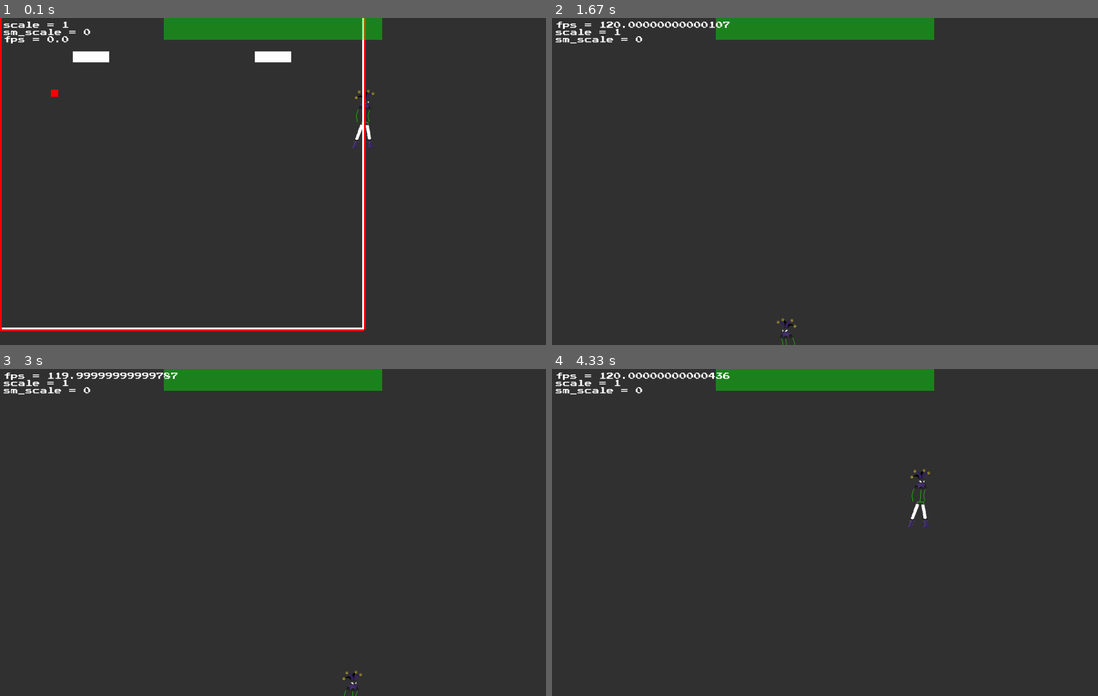
Above: before the commit, frames 1-4 (two rows, left to right).
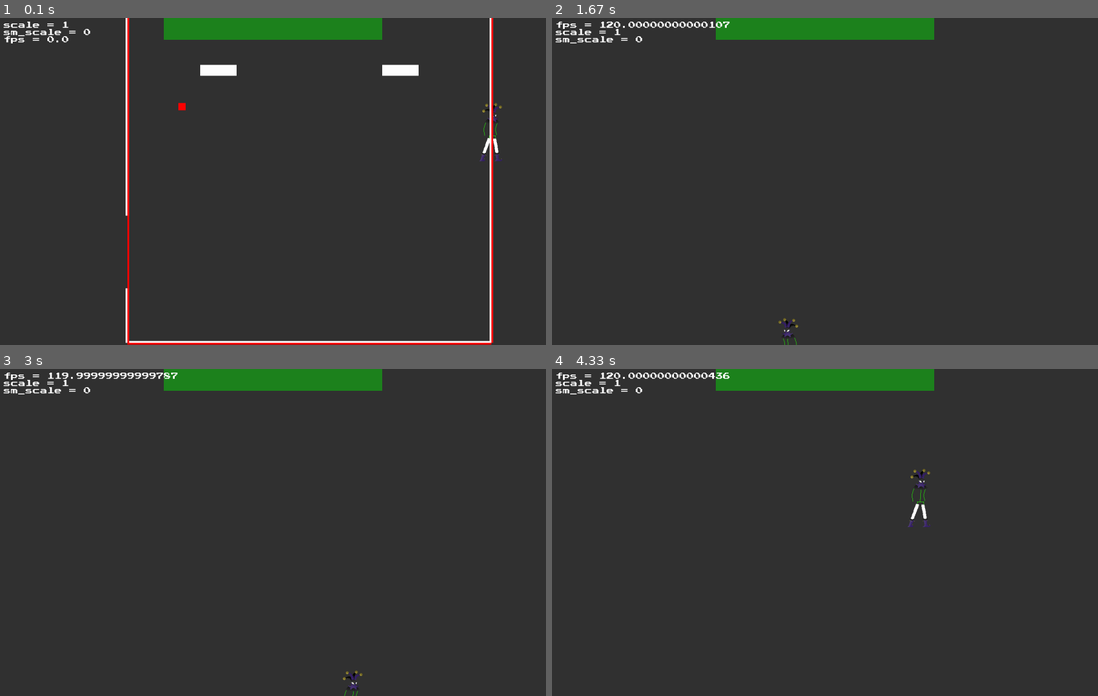
Above: after the commit, the same moments.

Repository: z4okolatka/PyGame-project
Game: pygame game, started from main.py
The game is run twice, just before and just after one commit, with the same random seed, the same clock (stepped at 60 frames per second) and the same inputs.
Inputs (mouse positions are in pixels of both pictures, inside the frame that each line leads up to):
- Up to frame 1 (0.1 s): no input
- Up to frame 2 (1.67 s): hold D 0.33-0.8 s; move the mouse to (803, 194) at 0.37 s; hold D 0.83-1.3 s; hold A from 1.33 s (still down)
- Up to frame 3 (3 s): release A at 1.87 s; hold A 1.9-2.3 s; hold D 2.33-2.97 s
- Up to frame 4 (4.33 s): hold A 3-3.47 s; hold D 3.5-3.97 s; tap Space at 3.57, 3.87, 4.07 s; hold D from 4 s (still down)

The runs differ from the first frame. In frame 1, 5.2% of the frame differs, in the area x 0-92%, y 0-100%; in frame 2, 0.1%; in frame 3, less than 0.1%; in frame 4, nothing differs.

Commit message:
room barrier system

Diff:
--- a/src/classes/mapPack/chunk.py
+++ b/src/classes/mapPack/chunk.py
@@ -2,6 +2,7 @@
 from src.classes.mapPack.block import Block
 from src.classes.mapPack import door
 import main
+import pygame as pg
 
 
 class Chunk:
@@ -10,6 +11,8 @@
         self.size = src.setting.CHUNK_SIZE
         self.out_door_size = src.setting.CHUNK_OUT_DOOR_SIZE
         self.type = chunk_type
+        self.chunk_area = pg.Rect(self.x * self.size - self.size // 2, self.y * self.size - self.size // 2,
+                                  self.size, self.size)
         '''
         1 - wall
         2 - door to the next chunk
@@ -88,17 +91,17 @@
         # print(self.doors_start_pos)
         if self.doors_start_pos[0] is not None:
             self.doors.append(
-            door.Door((self.x * self.size, self.y * self.size - self.size // 2), (self.out_door_size, 10),
-                 self.doors_start_pos[0]))
+                door.Door((self.x * self.size, self.y * self.size - self.size // 2), (self.out_door_size, 10),
+                          self.doors_start_pos[0]))
         if self.doors_start_pos[1] is not None:
             self.doors.append(
-            door.Door((self.x * self.size + self.size // 2, self.y * self.size), (10, self.out_door_size),
-                 self.doors_start_pos[1]))
+                door.Door((self.x * self.size + self.size // 2, self.y * self.size), (10, self.out_door_size),
+                          self.doors_start_pos[1]))
         if self.doors_start_pos[2] is not None:
             self.doors.append(
-            door.Door((self.x * self.size, self.y * self.size + self.size // 2), (self.out_door_size, 10),
-                 self.doors_start_pos[2]))
+                door.Door((self.x * self.size, self.y * self.size + self.size // 2), (self.out_door_size, 10),
+                          self.doors_start_pos[2]))
         if self.doors_start_pos[3] is not None:
             self.doors.append(
-            door.Door((self.x * self.size - self.size // 2, self.y * self.size), (10, self.out_door_size),
-                 self.doors_start_pos[3]))
+                door.Door((self.x * self.size - self.size // 2, self.y * self.size), (10, self.out_door_size),
+                          self.doors_start_pos[3]))
--- a/src/classes/mapPack/room.py
+++ b/src/classes/mapPack/room.py
@@ -38,7 +38,7 @@
         ]
 
         x, y = pos[0] + new_chunk[direction][0], \
-            pos[1] + new_chunk[direction][1]
+               pos[1] + new_chunk[direction][1]
         is_free = True
         for room in self.game.rooms:
             for pos in room.chunks:
@@ -96,7 +96,7 @@
                 for i in range(len(old_chunk)):
                     if old_chunk[i][2] == chunk[1]:
                         x, y = chunk[0][0] + \
-                            old_chunk[i][0], chunk[0][1] + old_chunk[i][1]
+                               old_chunk[i][0], chunk[0][1] + old_chunk[i][1]
                         for j in range(len(self.chunks)):
                             if (self.chunks[j].x, self.chunks[j].y) == (x, y):
                                 if self.out_doors < self.min_out_doors and not only_wall:
@@ -182,7 +182,8 @@
         self.generate_room_barrier()
 
     def generate_room_barrier(self):
-        max_x, max_y = 0, 0
+        max_x, max_y = -10 ** 11, -10 ** 11
+
         min_x, min_y = 10 ** 10, 10 ** 10
         for chunk in self.chunks:
             if chunk.x < min_x:
@@ -210,9 +211,6 @@
                 (min_x * self.chunk_size, max_y * self.chunk_size), ((max_x - min_x) * self.chunk_size, 5))
         }
 
-        self.room_area = pg.Rect((min_x * self.chunk_size, min_y * self.chunk_size,
-                                  (max_x - min_x) * self.chunk_size, (max_y - min_y) * self.chunk_size))
-
     def close_room(self):
         next_chunk = [(0, -1, (0, 0, 2, 0), 2),
                       (1, 0, (0, 0, 0, 2), 3),
@@ -223,8 +221,8 @@
                 if chunk.type[direction] == 3:
                     next_chunk_is_door = False
                     x, y = chunk.x + \
-                        next_chunk[direction][0], chunk.y + \
-                        next_chunk[direction][1]
+                           next_chunk[direction][0], chunk.y + \
+                           next_chunk[direction][1]
                     for room in self.game.rooms:
                         for chunk_1 in room.chunks:
                             if (chunk_1.x, chunk_1.y) == (x, y):
@@ -247,7 +245,7 @@
         for chunk in self.chunks:
             for direction in range(len(chunk.type)):
                 x, y = chunk.x + \
-                    old_chunk[direction][0], chunk.y + old_chunk[direction][1]
+                       old_chunk[direction][0], chunk.y + old_chunk[direction][1]
                 for room in self.game.rooms:
                     for other_chunk in room.chunks:
                         if (other_chunk.x, other_chunk.y) == (x, y):
--- a/src/classes/playerPack/player.py
+++ b/src/classes/playerPack/player.py
@@ -161,5 +161,6 @@
 
     def room_in(self):
         for room in self.game.rooms:
-            if self.rect.colliderect(room.room_area):
-                return room
+            for chunk in room.chunks:
+                if self.rect.colliderect(chunk.chunk_area):
+                    return room
--- a/src/classes/renderPack/screenCamera.py
+++ b/src/classes/renderPack/screenCamera.py
@@ -89,7 +89,7 @@
             boundaries = self.game.player.room_in().boundaries
         except:
             return
-        overlap = self.width / 3
+        overlap = self.width / 10
         if self.left - 1 + overlap <= boundaries['left'].right:
             self.left = boundaries['left'].right - overlap
         if self.right + 1 - overlap >= boundaries['right'].left:
@@ -109,7 +109,7 @@
             boundaries = self.game.player.room_in().boundaries
         except:
             return
-        overlap = self.height / 3
+        overlap = self.height / 10
         if self.top - 1 + overlap <= boundaries['top'].bottom:
             self.top = boundaries['top'].bottom - overlap
         if self.bottom + 1 - overlap >= boundaries['bottom'].top:
